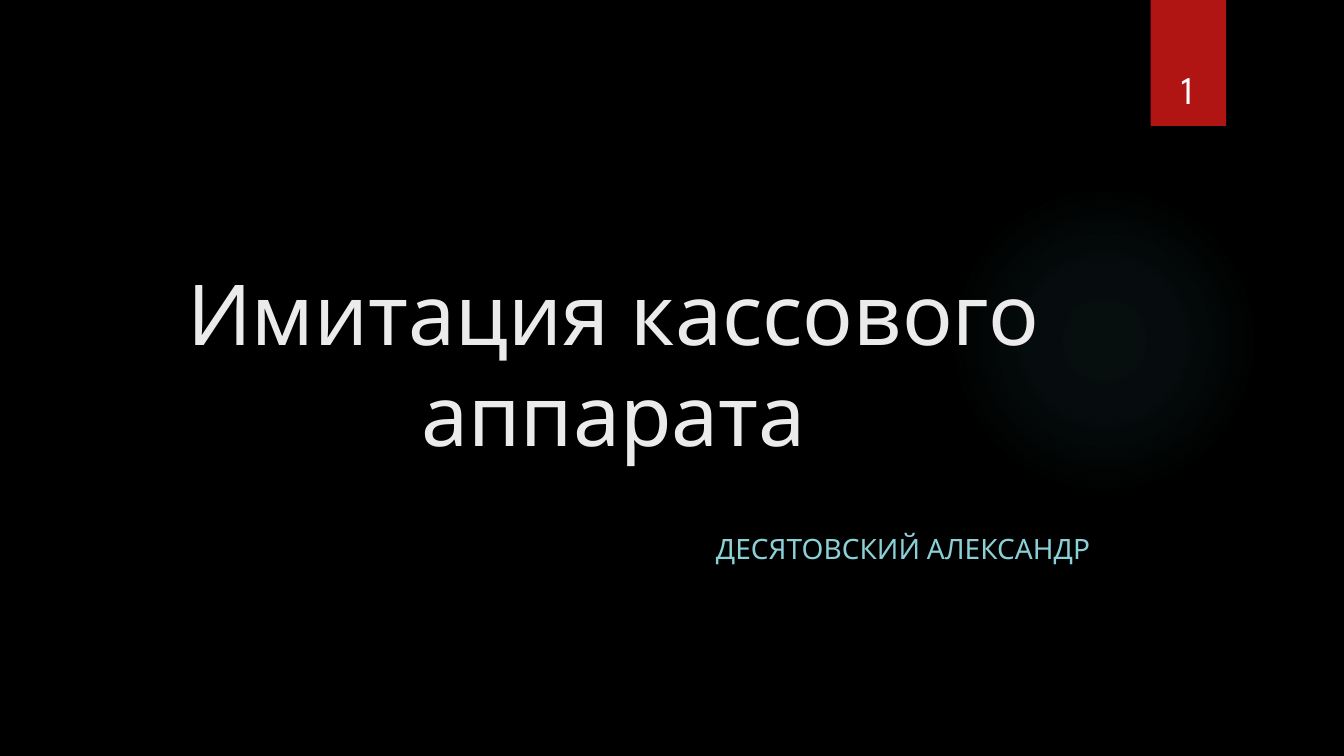
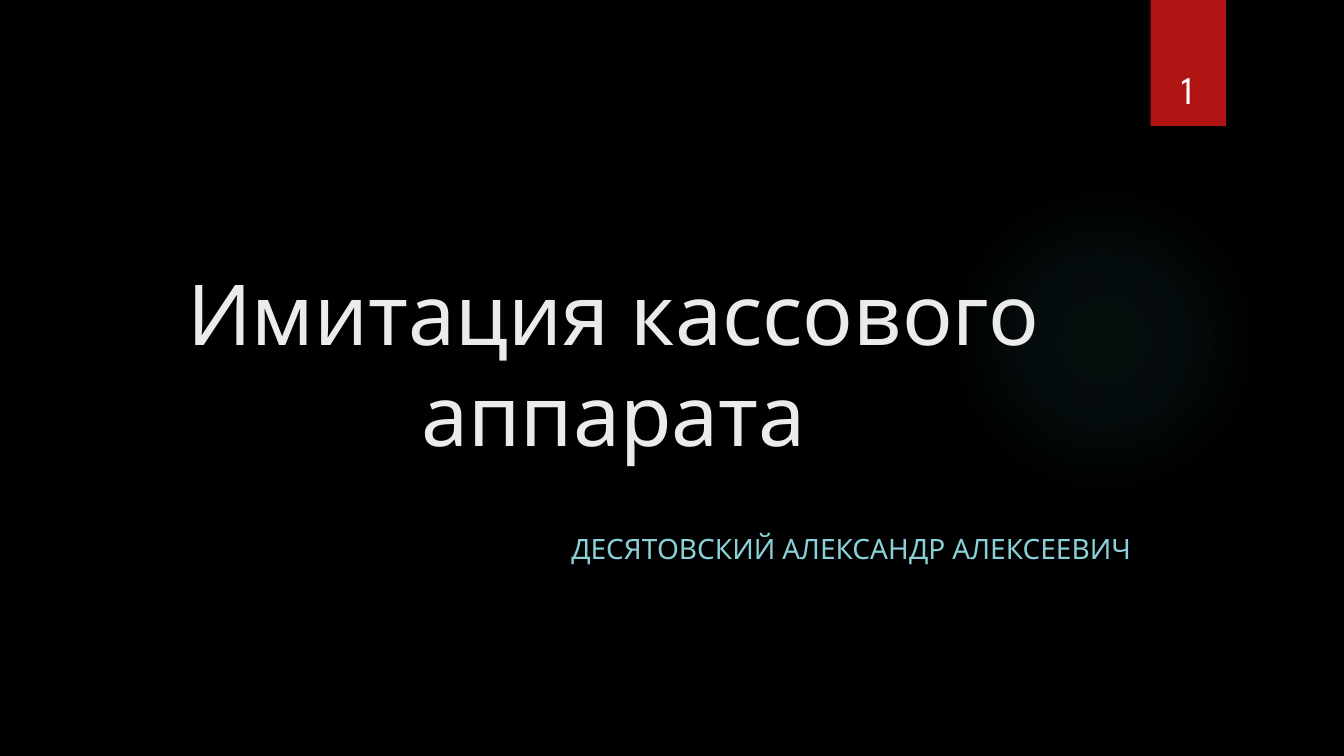
Before and after one commit to Gentlem4n72/Qt-project, a slide deck: slide 1 of shop/documents/Имитация кассового аппарата.pptx. Drawn at 1344x756 pixels with LibreOffice and Linux fonts; fonts in the diff are those of the drawing; background and template pictures are left out. Boxes give left, top, right and bottom in pixels: in the first picture for what was removed or moved away, otherwise in the second. Text is boxed around its words. In the diff, an @@ line names an element or a change of style, - is before the commit and + after.

```diff
--- a/shop/documents/Имитация кассового аппарата.pptx
+++ b/shop/documents/Имитация кассового аппарата.pptx
@@ subtitle at (571,533,1131,565): text changed @@
-ДЕСЯТОВСКИЙ АЛЕКСАНДР
+ДЕСЯТОВСКИЙ АЛЕКСАНДР АЛЕКСЕЕВИЧ
```
Also in this commit, not shown: 4 other slides changed, 5 other files.
